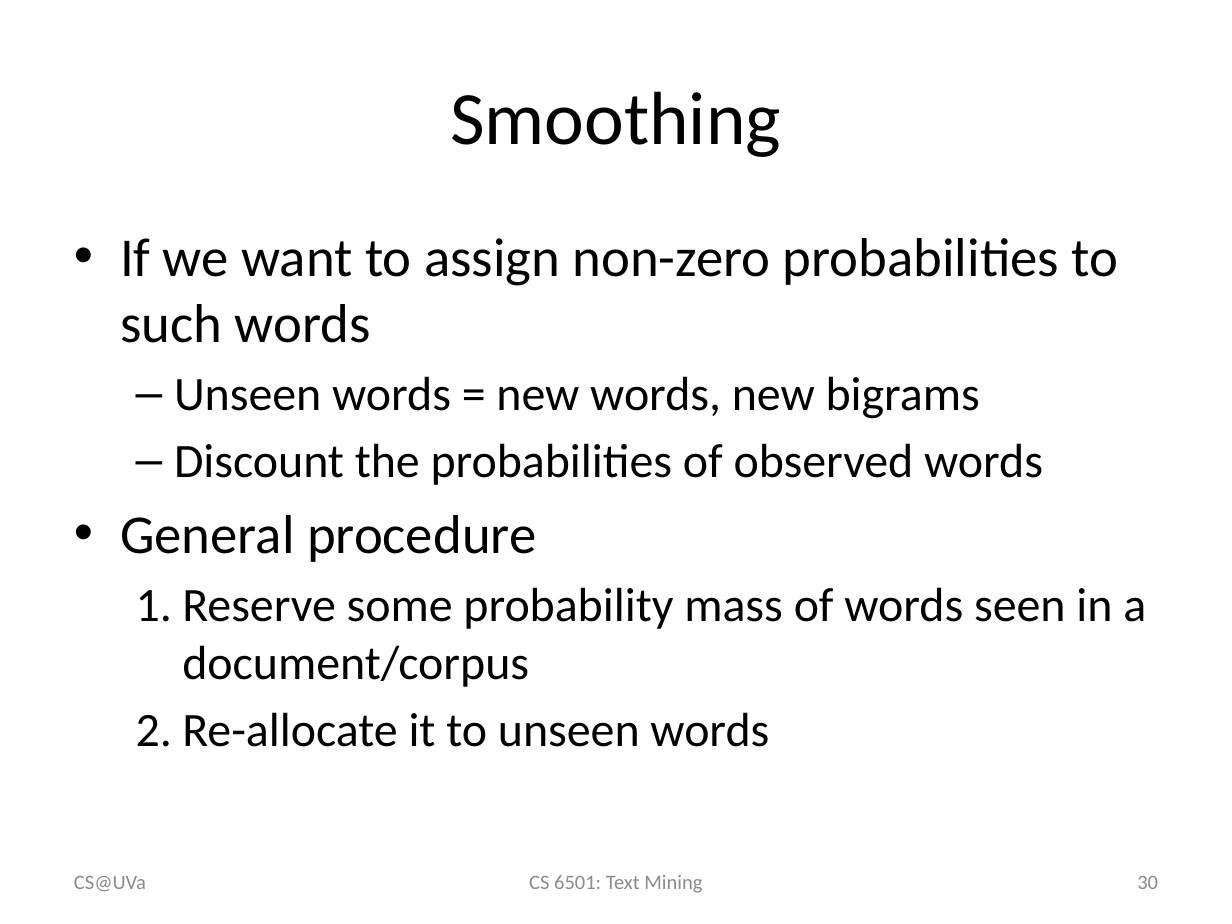
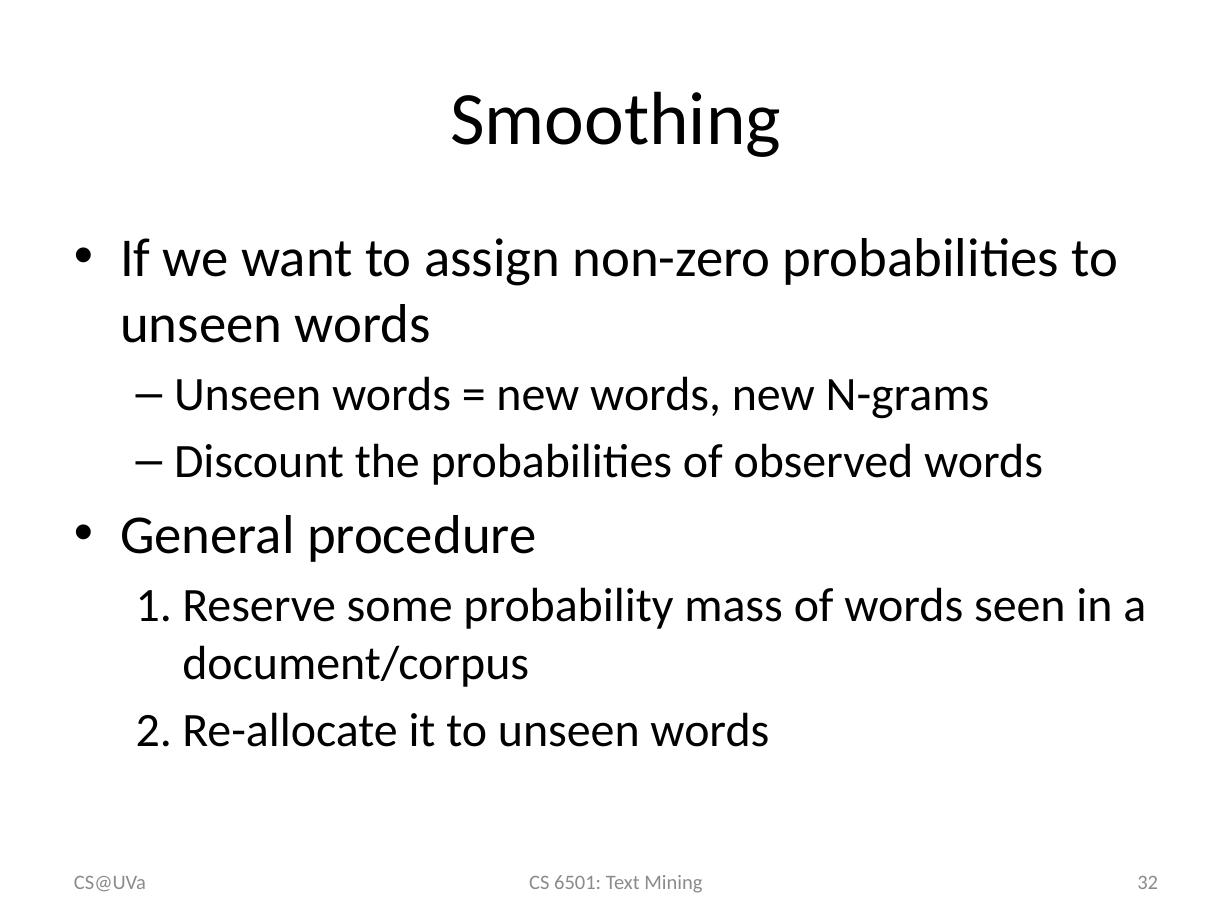
Before and after one commit to wang296/CS6501-Text-Mining, a slide deck: slide 32 of docs/Language Models.pptx (slide 30 before the commit). Drawn at 1232x924 pixels with LibreOffice and Linux fonts; fonts in the diff are those of the drawing. Boxes give left, top, right and bottom in pixels: in the first picture for what was removed or moved away, otherwise in the second. Text is boxed around its words. In the diff, an @@ line names an element or a change of style, - is before the commit and + after.

```diff
--- a/docs/Language Models.pptx
+++ b/docs/Language Models.pptx
@@ text at (120,238,1119,419): text changed @@
-• If we want to assign non-zero probabilities to such words
-  – Unseen words = new words, new bigrams
+• If we want to assign non-zero probabilities to unseen words
+  – Unseen words = new words, new N-grams
@@ page number at (1137,876,1158,889): text changed @@
-30
+32
```
Also in this commit, not shown: 5 other slides changed, 2 slides added, 2 other files.
